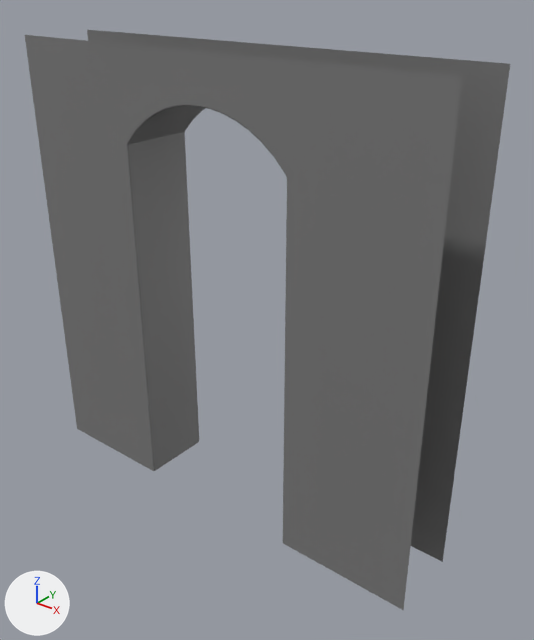
The FBX model models/structures/house_kit/WallKit_DoorFrame_01_LOD0.fbx: old version first, new version second.
Before and after are seen from a 50 mm lens placed at (2.85, -2.97, 3.42), pointed at (0.21, 0.34, 1.37). The lights are fixed; the arrows at lower left show +X, +Y and +Z. Where no turn or scale is listed for an object, it has been applied to the vertices.

The first picture shows 'WallKit_DoorFrame_01_LOD0'.
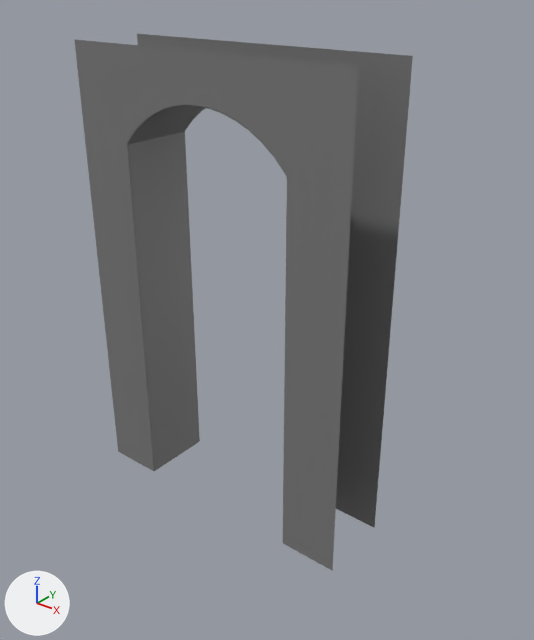
Boxes [x1, y1, x2, y2] around the edits, measured in the pictures (534 x 640 px):
'WallKit_DoorFrame_01_LOD0', reshaped (30% narrower, 7% shorter)
    before: [25, 30, 510, 610]
    after: [74, 34, 413, 571]

Edits to the bpy script that builds the scene:
```text
Change me_plane_024:
    used by ob_wallkit_doorframe_01_lod0; location = (0.0, 0.0, 0.0)
    remove me_plane_024.from_pydata(...)  # 90 vertices, 90 faces; spans x -1.5..1.5, y 0.0..0.5, z 0.0..3.0
    add me_plane_024.from_pydata(...)  # 82 vertices, 86 faces; spans x -1.0..1.0, y 0.0..0.5, z 0.0..3.0
    me_plane_024 part 1
    12 vertices are removed from x -1.5..1.5, y 0.0..0.5, z 2.03..3.0
    24 faces are deleted
    8 vertices move from x -1.5..1.5, y 0.0..0.5, z 0.0..3.0 to x -1.0..1.0, y 0.0..0.5, z 0.0..3.0
    4 vertices are added at (0.61, 0.0, 2.44), (0.61, 0.5, 2.44), (-0.61, 0.0, 2.44), (-0.61, 0.5, 2.44)
    20 new faces join them
```
